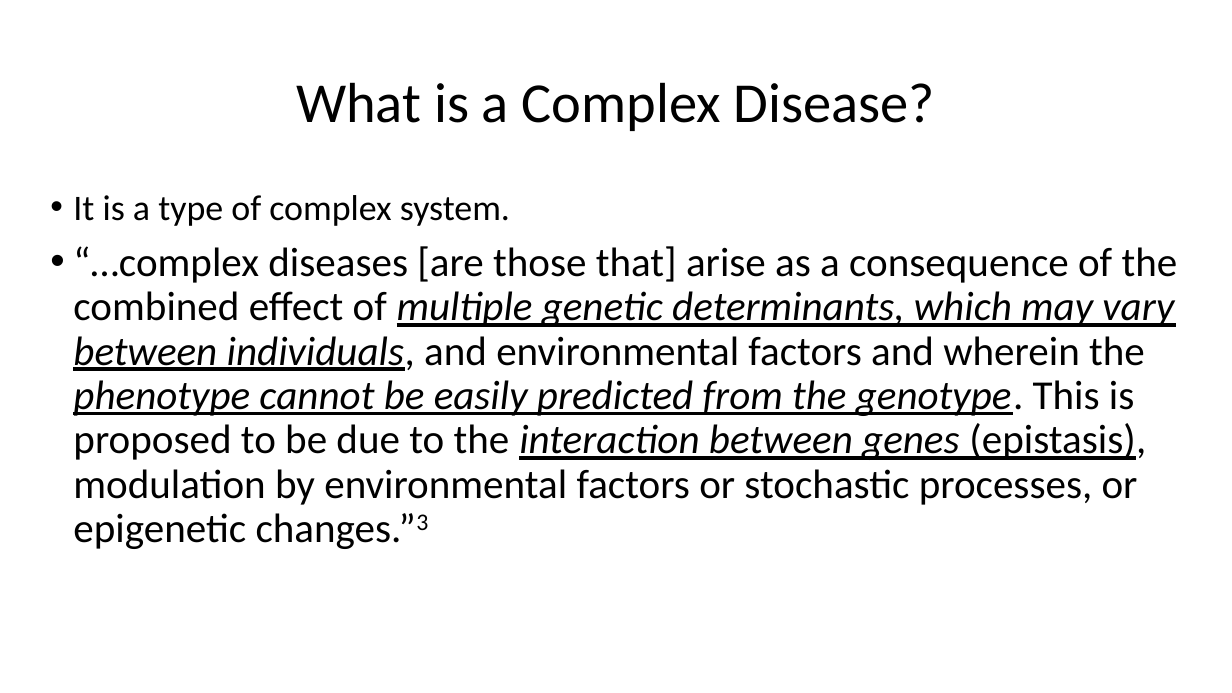
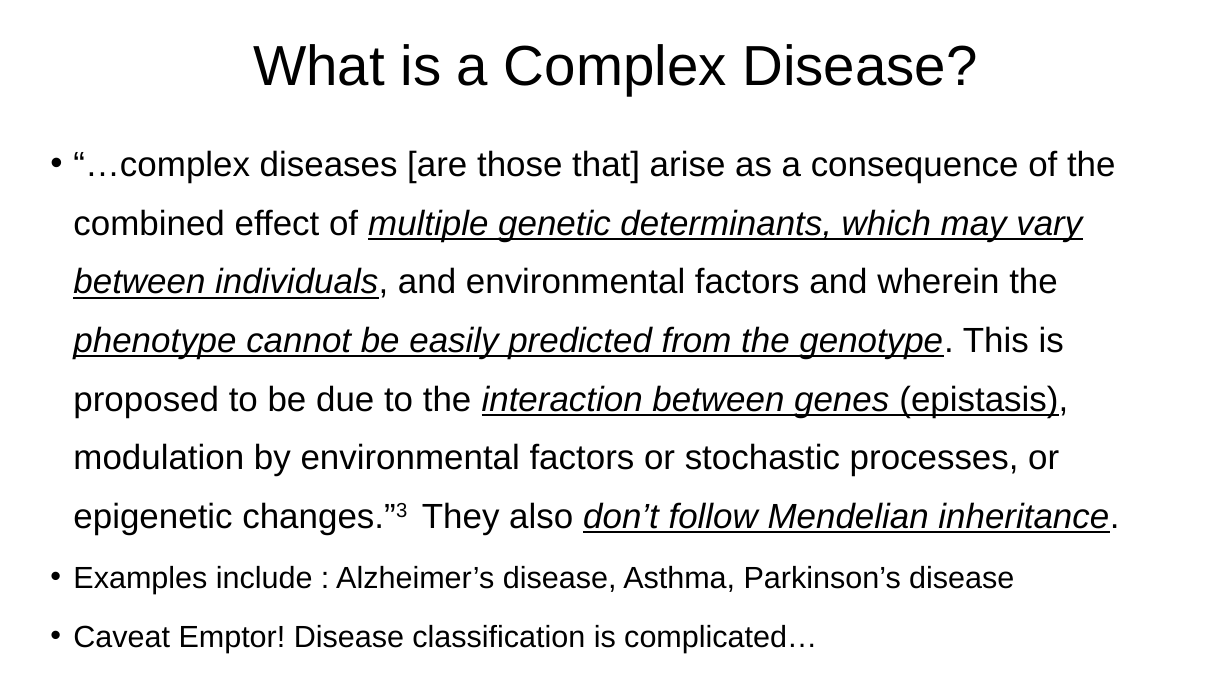
Before and after one commit to VenkiPhy6/seminar-thirdsem, a slide deck: slide 6 of A Primer to Complex Diseases.pptx. Drawn at 1232x693 pixels with LibreOffice and Linux fonts; fonts in the diff are those of the drawing. Boxes give left, top, right and bottom in pixels: in the first picture for what was removed or moved away, otherwise in the second. Text is boxed around its words. In the diff, an @@ line names an element or a change of style, - is before the commit and + after.

```diff
--- a/A Primer to Complex Diseases.pptx
+++ b/A Primer to Complex Diseases.pptx
@@ title "What is a Complex Disease?": place and size @@
-title "What is a Complex Disease?" at box(296, 82, 935, 131)
+title "What is a Complex Disease?" at box(253, 44, 977, 95)
@@ title "What is a Complex Disease?" at box(253, 44, 977, 95): font Calibri to Arial @@
@@ text at box(73, 150, 1119, 653): text changed; size 32 to 27.2 pt; font Calibri to Arial @@
-• It is a type of complex system.
-• “…complex diseases [are those that] arise as a consequence of the combined effect of multiple genetic determinants, which may vary between individuals, and environmental factors and wherein the phenotype cannot be easily predicted from the genotype. This is proposed to be due to the interaction between genes (epistasis), modulation by environmental factors or stochastic processes, or epigenetic changes.”3
+• “…complex diseases [are those that] arise as a consequence of the combined effect of multiple genetic determinants, which may vary between individuals, and environmental factors and wherein the phenotype cannot be easily predicted from the genotype. This is proposed to be due to the interaction between genes (epistasis), modulation by environmental factors or stochastic processes, or epigenetic changes.”3 They also don’t follow Mendelian inheritance.
+• Examples include : Alzheimer’s disease, Asthma, Parkinson’s disease
+• Caveat Emptor! Disease classification is complicated…
```
Also in this commit, not shown: 7 other slides changed, 10 slides added, 2 slides removed, 8 other files.
